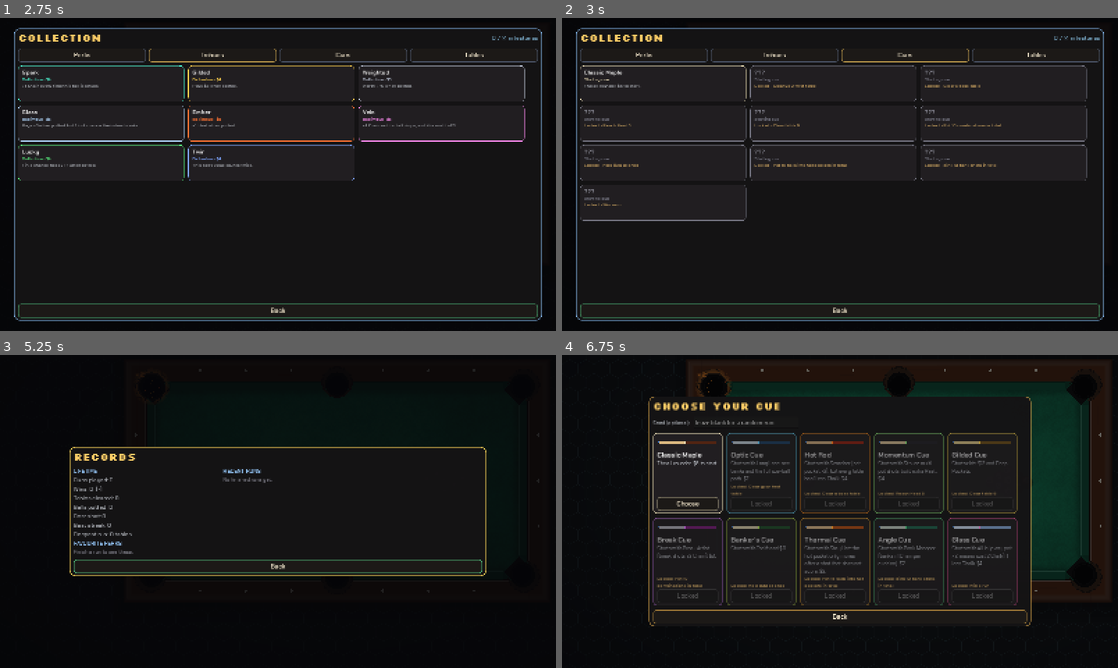
Above: before the commit, frames 1-4 (two rows, left to right).
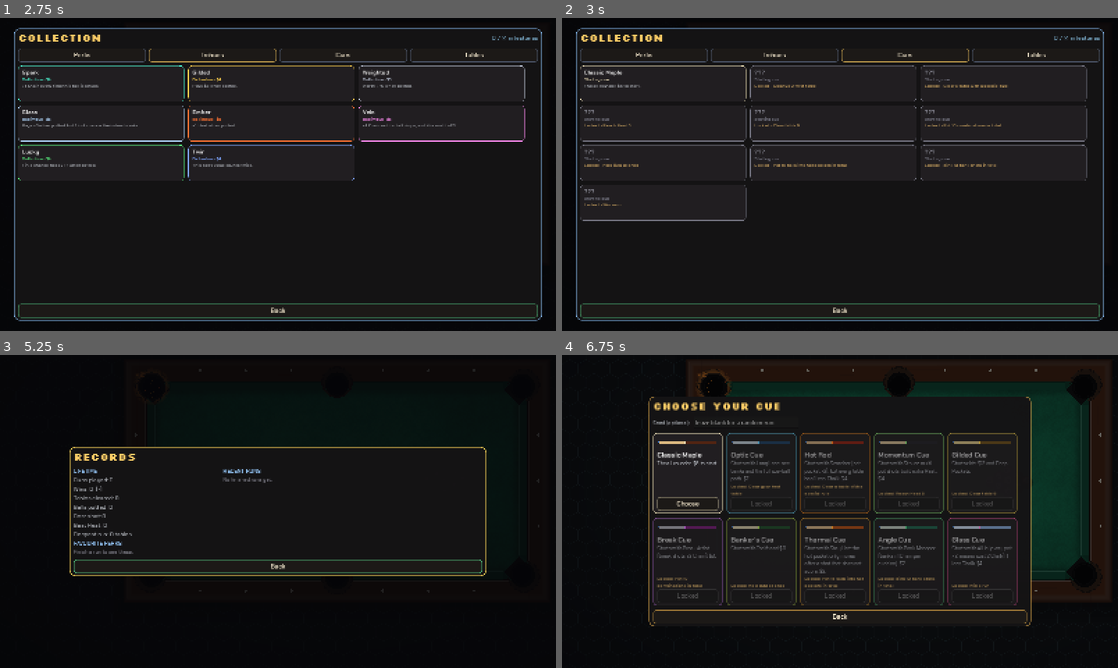
Above: after the commit, the same moments.

Repository: jordanbenjaminmitchell/pocket-science
Game: Godot game, scene res://main.tscn
Same seed, same stepped clock (60 frames per second), same inputs: the game is played once before the commit and once after it.
Inputs:
- Up to frame 1 (2.75 s): click "Collection" at 0.5 s; click "Perks" at 1.25 s; click "Imbues" at 2 s
- Up to frame 2 (3 s): click "Cues" at 2.75 s
- Up to frame 3 (5.25 s): click "Tables" at 3.5 s; click "Back" at 4.25 s; click "Records" at 5 s
- Up to frame 4 (6.75 s): click "Back" at 5.75 s; click "New Run" at 6.5 s

Frame 1 is identical in both runs. In frame 2, less than 0.1% of the frame differs, in the area x 71-81%, y 21-23%; in frame 3, less than 0.1%; in frame 4, 0.1%, in the area x 43-54%, y 41-45%.

Commit message:
Finish redesign: Pro Shop wording, docs, Element Table capture

Diff:
--- a/src/game/meta.gd
+++ b/src/game/meta.gd
@@ -10,13 +10,13 @@
 const MILESTONES := {
 	"first_clear": {"name": "First Clear", "hint": "Clear your first table", "perks": [], "cue": "optic"},
 	"bank": {"name": "Angles", "hint": "Sink a bank shot", "perks": ["precision", "boomerang", "stun", "afterburner"], "cue": ""},
-	"boss": {"name": "Boss Breaker", "hint": "Clear a boss table", "perks": ["ricochet", "cushion", "geometry", "tracer"], "cue": "hotrod"},
+	"boss": {"name": "Boss Breaker", "hint": "Clear a table with a special rule", "perks": ["ricochet", "cushion", "geometry", "tracer"], "cue": "hotrod"},
 	"triple": {"name": "Hat Trick", "hint": "Pot 3 or more balls in one shot", "perks": ["supernova", "fusion", "domino"], "cue": ""},
 	"streak5": {"name": "On Fire", "hint": "Reach Heat 5", "perks": ["rhythm", "hothand", "comeback"], "cue": "momentum"},
 	"pots40": {"name": "Regular", "hint": "Pot 40 balls in total", "perks": ["lowball", "highball", "fibonacci", "rotation", "moneyball"], "cue": ""},
 	"table6": {"name": "Deep Run", "hint": "Clear table 6", "perks": ["venture", "hunter", "coupon", "overflow", "thrift"], "cue": "gilded"},
 	"big": {"name": "Big Number", "hint": "Score 1,000 or more in one shot", "perks": ["echo", "glasscannon", "minimalist"], "cue": ""},
-	"lab": {"name": "Field Work", "hint": "Clear a table in any special lab", "perks": ["featherweight", "velvet", "migration"], "cue": ""},
+	"lab": {"name": "Field Work", "hint": "Clear a table on special cloth", "perks": ["featherweight", "velvet", "migration"], "cue": ""},
 	"win": {"name": "Pocket Scientist", "hint": "Win a run", "perks": ["collector", "oracle"], "cue": "glass"},
 	"combos10": {"name": "Chain Gang", "hint": "Pot 10 combinations in total", "perks": [], "cue": "breaker"},
 	"banks10": {"name": "Rail Bird", "hint": "Sink 10 bank shots in total", "perks": [], "cue": "angle"},
--- a/src/main.gd
+++ b/src/main.gd
@@ -1896,7 +1896,7 @@
 	var v := _center_panel(1040, 600, Color(0.85, 0.65, 0.3), Vector2(450, 70))
 	var head := HBoxContainer.new()
 	v.add_child(head)
-	head.add_child(_label("LAB SUPPLY", 30, Color(0.98, 0.8, 0.4), F_PIXB))
+	head.add_child(_label("PRO SHOP", 30, Color(0.98, 0.8, 0.4), F_PIXB))
 	var spc := Control.new()
 	spc.size_flags_horizontal = Control.SIZE_EXPAND_FILL
 	head.add_child(spc)
@@ -2332,7 +2332,7 @@
 	var v := _center_panel(560, 460, Color(0.9, 0.35, 0.3))
 	v.add_child(_label("EXPERIMENT FAILED", 36, Color(1, 0.45, 0.4), F_PIXB))
 	v.add_child(_label("Reached table %d. Score %d / %d" % [run.table_index + 1, run.score, run.target()], 18, Color(0.9, 0.9, 0.9), F_REG))
-	v.add_child(_label("Tables cleared: %d\nBalls potted: %d\nBest shot: %d\nBest streak: %d\nSeed: %d" % [run.tables_cleared, run.total_pots, run.best_shot, run.best_heat, run.seed_value], 17, Color(0.8, 0.82, 0.85), F_REG))
+	v.add_child(_label("Tables cleared: %d\nBalls potted: %d\nBest shot: %d\nBest Heat: %d\nSeed: %d" % [run.tables_cleared, run.total_pots, run.best_shot, run.best_heat, run.seed_value], 17, Color(0.8, 0.82, 0.85), F_REG))
 	var b := _button("New Run", _new_run)
 	b.custom_minimum_size = Vector2(0, 50)
 	v.add_child(b)
@@ -2352,7 +2352,7 @@
 	var v := _center_panel(620, 470, Color(1.0, 0.85, 0.35))
 	v.add_child(_label("ALL TRIALS CLEARED!", 36, Color(1.0, 0.85, 0.4), F_PIXB))
 	v.add_child(_label("You beat all 9 tables of Pocket Science.", 18, Color(0.9, 0.9, 0.9), F_REG))
-	v.add_child(_label("Balls potted: %d\nBest shot: %d\nBest streak: %d" % [run.total_pots, run.best_shot, run.best_heat], 17, Color(0.8, 0.82, 0.85), F_REG))
+	v.add_child(_label("Balls potted: %d\nBest shot: %d\nBest Heat: %d" % [run.total_pots, run.best_shot, run.best_heat], 17, Color(0.8, 0.82, 0.85), F_REG))
 	var b := _button("Keep going (Endless)", func(): _show_shop(rows), Color(0.4, 0.9, 0.6))
 	b.custom_minimum_size = Vector2(0, 50)
 	v.add_child(b)
--- a/src/ui/meta_screens.gd
+++ b/src/ui/meta_screens.gd
@@ -121,7 +121,7 @@
 	cols.add_child(left)
 	left.add_child(g._label("LIFETIME", 16, Color(0.6, 0.8, 1.0)))
 	var win_rate := "%d%%" % int(round(100.0 * l.wins / l.runs)) if l.runs > 0 else "-"
-	left.add_child(g._label("Runs played: %d\nWins: %d  (%s)\nTables cleared: %d\nBalls potted: %d\nBest shot: %d\nBest streak: %d\nDeepest run: %d tables" % [l.runs, l.wins, win_rate, l.tables, l.pots, l.best_shot, l.best_heat, l.best_tables], 17, Color(0.85, 0.87, 0.9), g.F_REG))
+	left.add_child(g._label("Runs played: %d\nWins: %d  (%s)\nTables cleared: %d\nBalls potted: %d\nBest shot: %d\nBest Heat: %d\nDeepest run: %d tables" % [l.runs, l.wins, win_rate, l.tables, l.pots, l.best_shot, l.best_heat, l.best_tables], 17, Color(0.85, 0.87, 0.9), g.F_REG))
 	left.add_child(g._label("FAVOURITE PERKS", 16, Color(0.6, 0.8, 1.0)))
 	var favs := rec.favourites()
 	if favs.is_empty():
--- a/tools/capture.gd
+++ b/tools/capture.gd
@@ -35,6 +35,16 @@
 			await _frames(3)
 			game._show_run_info()
 			await _frames(4)
+		"elements":
+			game._new_run()
+			game.run.perks.assign(["golden", "bank", "catalyst", "heat", "streak", "ricochet"])
+			game.run.table_index = 4
+			game.run.begin_table()
+			game.run.element_mix = ["fire"]
+			game.run.heat = 3
+			game._setup_table()
+			game._enter_aim()
+			await _frames(70)
 		"credits":
 			game._show_credits()
 			await _frames(4)
Not shown, changed: RELEASE_TODO.md
